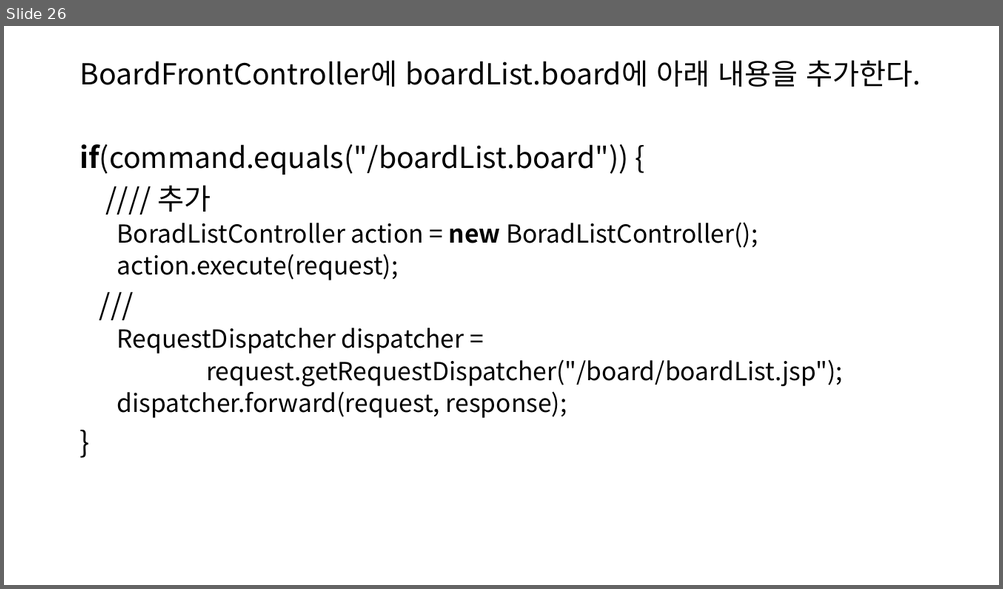
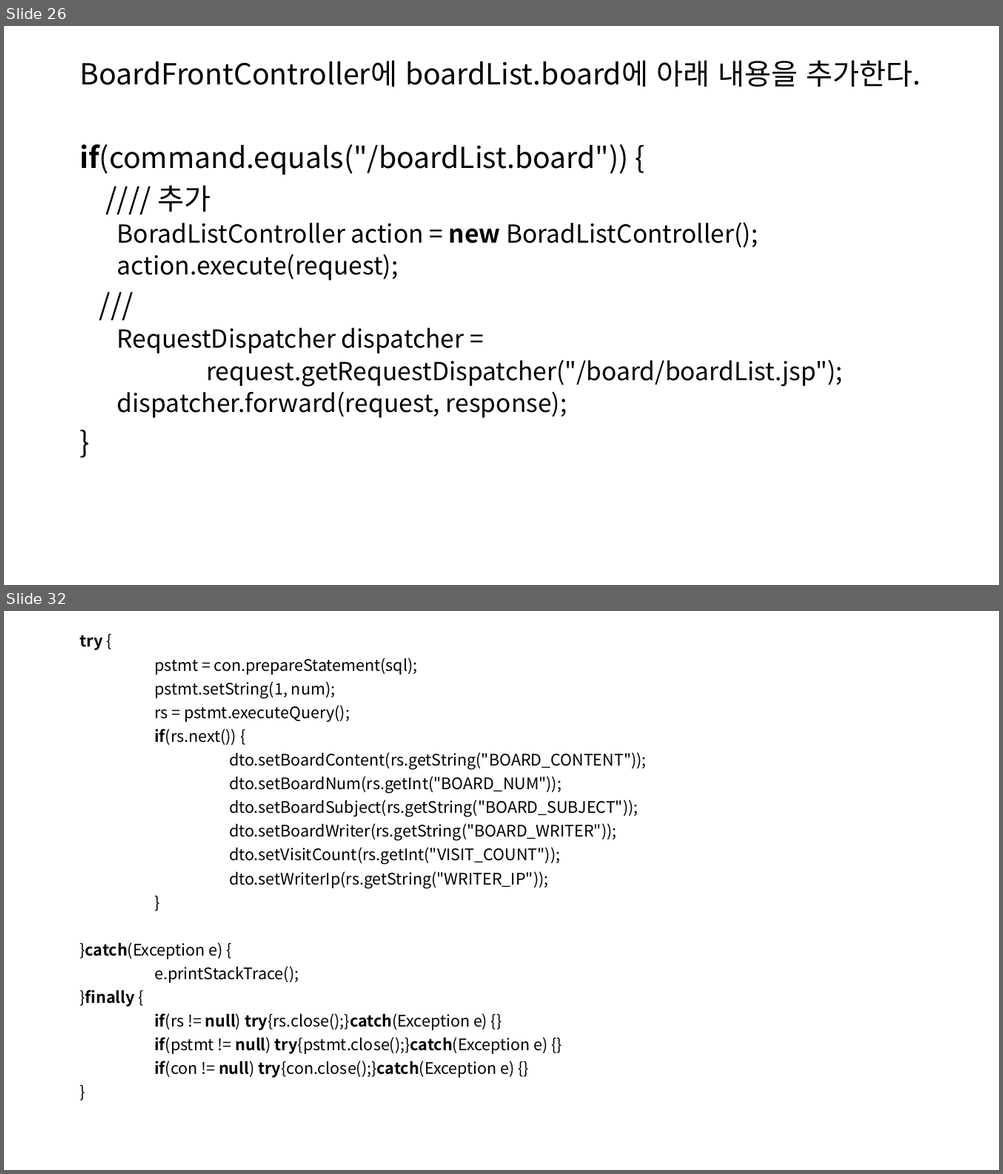
Before and after one commit to SoongMoo/hkblockchain220914, a slide deck: WEB/JSP/board.pptx. Shown one above the other, each under a label of ours: slide 26 before the commit, slides 26 and 32 after it; the slides between them are not shown. The pictures are 1003x589 and 1003x1174 pixels, drawn with LibreOffice and Linux fonts; fonts in the diff are those of the drawing. Boxes give left, top, right and bottom in pixels: in the first picture for what was removed or moved away, otherwise in the second. Text is boxed around its words. In the diff, an @@ line names an element or a change of style, - is before the commit and + after.

```diff
--- a/WEB/JSP/board.pptx
+++ b/WEB/JSP/board.pptx
@@ slide 32 added at [4, 611, 999, 1170], background #FFFFFF @@
@@ text added at [79, 635, 646, 1078], 15.4 pt, text #000000 @@
+try {
+pstmt = con.prepareStatement(sql);
+pstmt.setString(1, num);
+rs = pstmt.executeQuery();
+if(rs.next()) {
+dto.setBoardContent(rs.getString("BOARD_CONTENT"));
+dto.setBoardNum(rs.getInt("BOARD_NUM"));
+dto.setBoardSubject(rs.getString("BOARD_SUBJECT"));
+dto.setBoardWriter(rs.getString("BOARD_WRITER"));
+dto.setVisitCount(rs.getInt("VISIT_COUNT"));
+dto.setWriterIp(rs.getString("WRITER_IP"));
+}
+}catch(Exception e) {
+e.printStackTrace();
+}finally {
+if(rs != null) try{rs.close();}catch(Exception e) {}
+if(pstmt != null) try{pstmt.close();}catch(Exception e) {}
+if(con != null) try{con.close();}catch(Exception e) {}
+}
```
Also in this commit, not shown: 1 slide changed, 19 other slides added.
